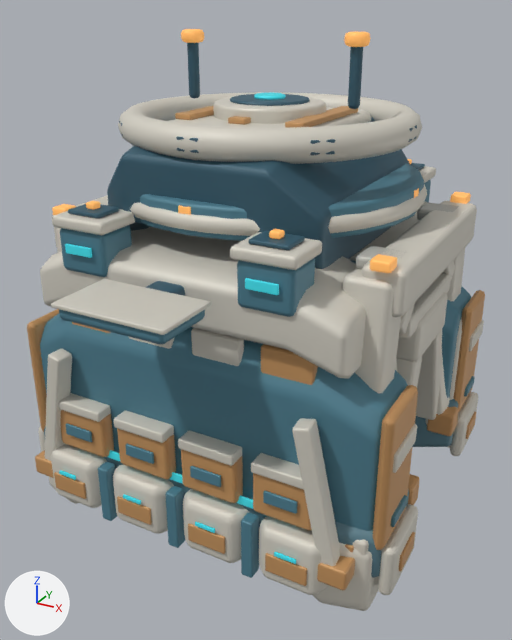
One commit to the glTF model space-battleship/assets/planets/facilities_v5/auto_explore.glb: the scene before it, then after it.
Both versions are drawn from a 50 mm lens placed at (2.07, -3.94, 2.45), pointed at (-0.01, -0.15, 0.56). Lighting does not change. The marker at lower left points along +X, +Y and +Z. The first picture is the older version. Where no turn or scale is listed for an object, it has been applied to the vertices. Vertices at exactly the same position are counted once.

Names of what the first picture shows: 'Command load saucer', 'Command saucer ivory pressure seam', 'Continuous deep load cheek', 'Continuous deep load cheek.001', 'Cross portal armored lintel.001', 'Diagonal outer load rib.001', 'Ivory solar vane border', 'Portal end pressure armor.001', 'Portal ivory load upright.001', 'Rotating navy sector', 'Rotating navy sector.006', 'Station elevated command hull', 'Tapered station pressure wall', 'Turning observation annulus', 'Upper ivory side armor' and 98 more.
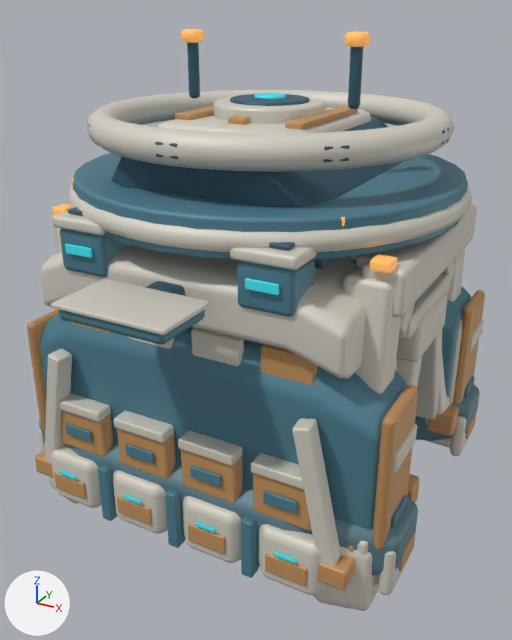
Pixel boxes [x1, y1, x2, y2] of what changed, in the pictures (512 x 640 px):
'Turning observation annulus', reshaped (21% wider, 14% taller)
    before: [118, 92, 422, 164]
    after: [87, 90, 454, 172]
'Command load saucer', reshaped (39% wider, 37% taller)
    before: [140, 163, 424, 241]
    after: [73, 153, 468, 260]
'Command saucer ivory pressure seam', rescaled (36% wider, 30% taller)
    before: [130, 184, 427, 236]
    after: [68, 184, 472, 252]
'Continuous deep load cheek', reshaped (mostly hidden before)
    before: [44, 426, 409, 578]
    after: [39, 420, 418, 575]
'Continuous deep load cheek.001', reshaped
    before: [412, 399, 458, 447]
    after: [415, 384, 480, 441]
'Rotating navy sector.006', moved
    before: [176, 136, 199, 153]
    after: [155, 142, 178, 159]
'Rotating navy sector', moved
    before: [408, 125, 417, 142]
    after: [441, 128, 449, 145]

Patch to the scene script:
```diff
--- a/space-battleship/assets/planets/facilities_v5/auto_explore.glb.py
+++ b/space-battleship/assets/planets/facilities_v5/auto_explore.glb.py
@@ me_cylinder @@
 # used by ob_command_load_saucer; location = (0.0, 0.0, 1.44)
-me_cylinder.from_pydata(...)  # 144 vertices, 284 faces; spans x -0.95..0.95, y -0.95..0.95, z -0.09..0.09
+me_cylinder.from_pydata(...)  # 192 vertices, 380 faces; spans x -1.2..1.2, y -1.2..1.2, z -0.11..0.11
+# me_cylinder part 1: 144 vertices removed from x -0.95..0.95, y -0.95..0.95, z -0.09..0.09; 192 vertices added at x -1.2..1.2, y -1.2..1.2, z -0.11..0.11
 me_cylinder.materials.append(mat_station_blue_structural_steel)
@@ me_torus @@
 # used by ob_command_saucer_ivory_pressure_seam; location = (0.0, 0.0, 1.43)
-me_torus.from_pydata(...)  # 384 vertices, 768 faces; spans x -0.98..0.98, y -0.98..0.98, z -0.05..0.05
+me_torus.from_pydata(...)  # 384 vertices, 768 faces; spans x -1.23..1.23, y -1.23..1.23, z -0.06..0.06
+# me_torus part 2: the whole mesh is scaled about its middle by (1.27, 1.27, 1.18)
 me_torus.materials.append(mat_station_warm_load_armor)
@@ me_continuous_deep_load_cheek @@
 # used by ob_continuous_deep_load_cheek; location = (0.0, 0.0, 0.0)
-me_continuous_deep_load_cheek.from_pydata(...)  # 160 vertices, 316 faces; spans x -1.22..1.22, y -1.1..-0.36, z -0.5..-0.04
+me_continuous_deep_load_cheek.from_pydata(...)  # 208 vertices, 412 faces; spans x -1.3..1.3, y -1.17..-0.47, z -0.55..-0.01
+# me_continuous_deep_load_cheek part 3: 160 vertices removed from x -1.22..1.22, y -1.1..-0.36, z -0.5..-0.04; 208 vertices added at x -1.3..1.3, y -1.17..-0.47, z -0.55..-0.01
 me_continuous_deep_load_cheek.materials.append(mat_station_lower_load_steel)
@@ me_continuous_deep_load_cheek_001 @@
 # used by ob_continuous_deep_load_cheek_001; location = (0.0, 0.0, 0.0)
-me_continuous_deep_load_cheek_001.from_pydata(...)  # 160 vertices, 316 faces; spans x -1.22..1.22, y 0.36..1.1, z -0.5..-0.04
+me_continuous_deep_load_cheek_001.from_pydata(...)  # 208 vertices, 412 faces; spans x -1.3..1.3, y 0.47..1.17, z -0.55..-0.01
+# me_continuous_deep_load_cheek_001 part 4: 160 vertices removed from x -1.22..1.22, y 0.36..1.1, z -0.5..-0.04; 208 vertices added at x -1.3..1.3, y 0.47..1.17, z -0.55..-0.01
 me_continuous_deep_load_cheek_001.materials.append(mat_station_lower_load_steel)
@@ me_torus_001 @@
 # used by ob_turning_observation_annulus; location = (0.0, 0.0, 1.82)
-me_torus_001.from_pydata(...)  # 480 vertices, 960 faces; spans x -0.91..0.91, y -0.91..0.91, z -0.09..0.09
+me_torus_001.from_pydata(...)  # 480 vertices, 960 faces; spans x -1.09..1.09, y -1.09..1.09, z -0.09..0.09
+# me_torus_001 part 5: 480 of 480 vertices moved; they spanned x -0.91..0.91, y -0.91..0.91, z -0.09..0.09 and now span x -1.09..1.09, y -1.09..1.09, z -0.09..0.09; mean shift (0.0, 0.0, 0.0)
 me_torus_001.materials.append(mat_station_warm_load_armor)
@@ ob_rotating_navy_sector @@
 ob_rotating_navy_sector = bpy.data.objects.new('Rotating navy sector', me_cube_216)
-ob_rotating_navy_sector.location = (0.82, 0.0, 1.82)
+ob_rotating_navy_sector.location = (1.0, 0.0, 1.82)
@@ ob_rotating_navy_sector_005 @@
 ob_rotating_navy_sector_005 = bpy.data.objects.new('Rotating navy sector.005', me_cube_221)
-ob_rotating_navy_sector_005.location = (-0.58, -0.58, 1.82)
+ob_rotating_navy_sector_005.location = (-0.707, -0.707, 1.82)
@@ ob_rotating_navy_sector_006 @@
 ob_rotating_navy_sector_006 = bpy.data.objects.new('Rotating navy sector.006', me_cube_222)
-ob_rotating_navy_sector_006.location = (0.0, -0.82, 1.82)
+ob_rotating_navy_sector_006.location = (0.0, -1.0, 1.82)
```
